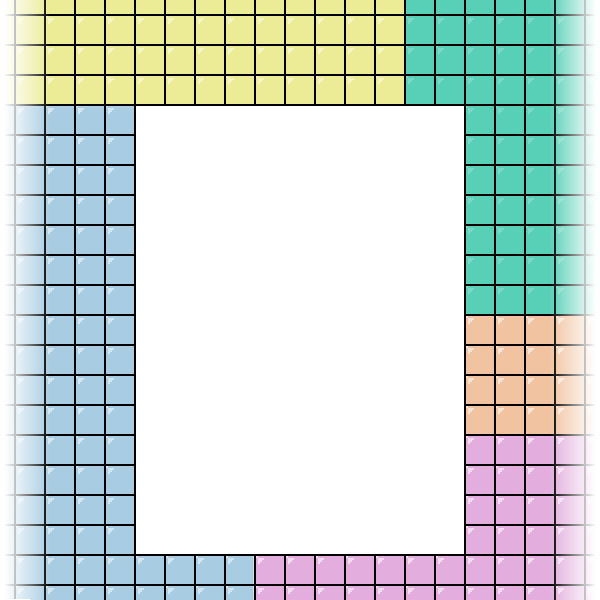
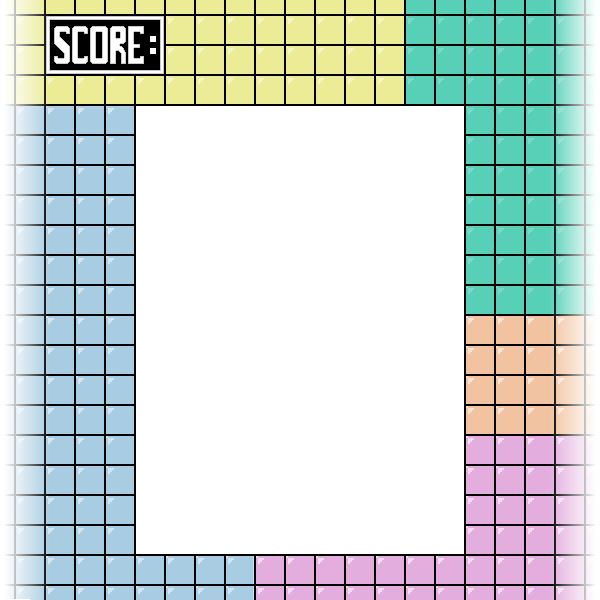
Before/after of a 600px x 600px layered artwork. What changed in the layer stack:
painted on "title.png" over [46,16,164,74]
